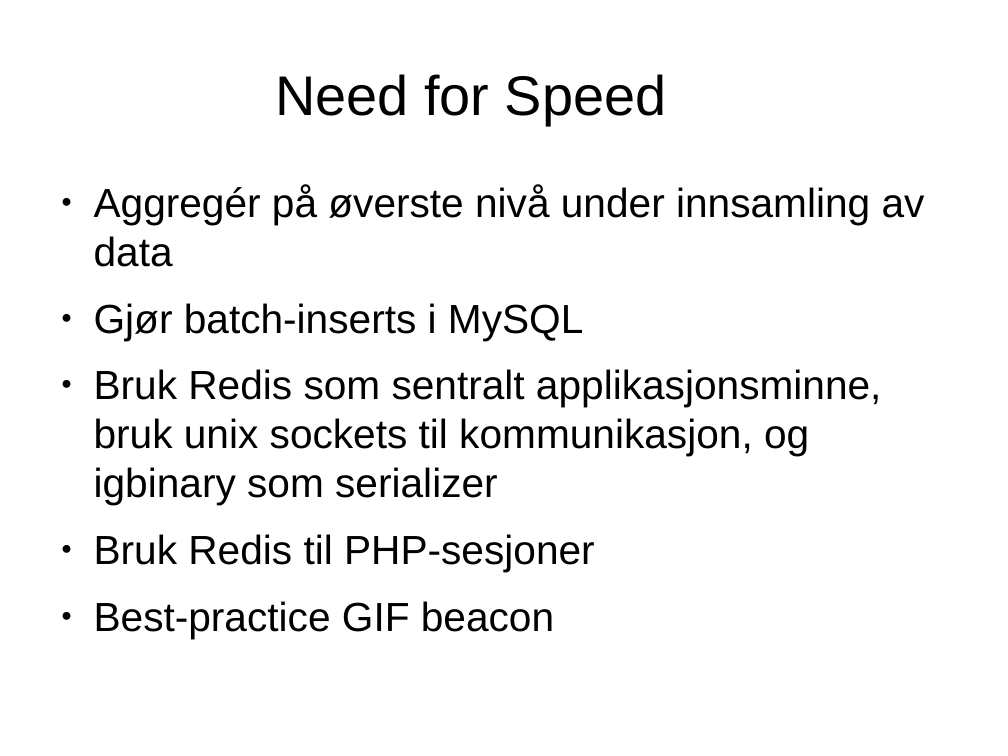
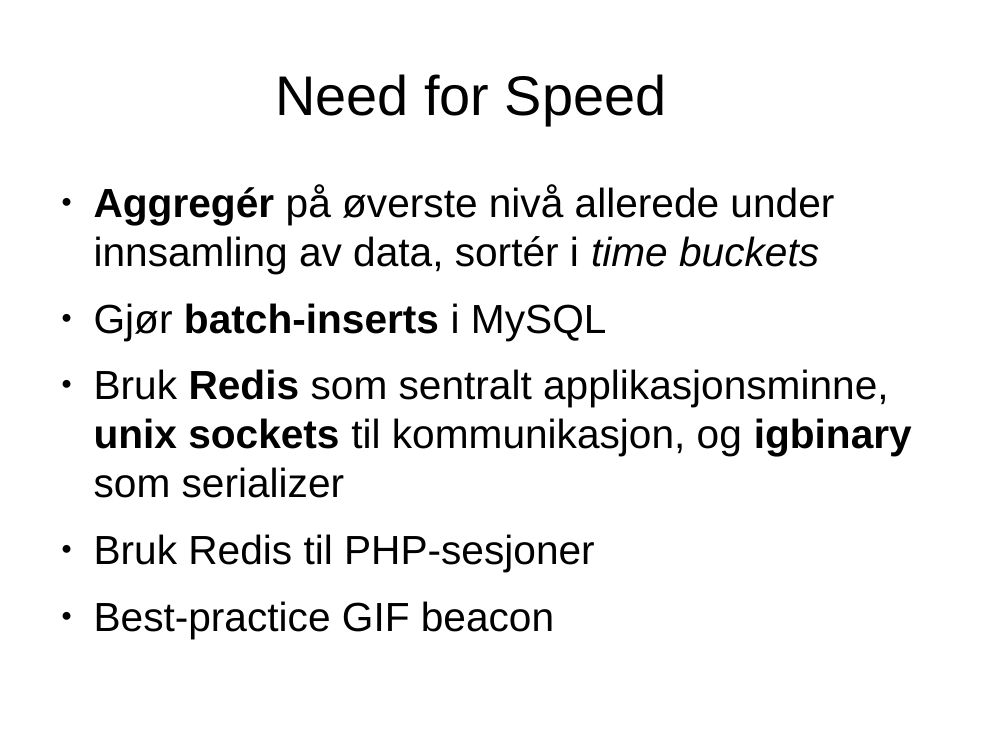
Before and after one commit to fillefrans/pi, a slide deck: slide 5 of doc/tech-presentation-sep-2013.odp (slide 4 before the commit). Drawn at 1008x756 pixels with LibreOffice and Linux fonts; fonts in the diff are those of the drawing. Boxes give left, top, right and bottom in pixels: in the first picture for what was removed or moved away, otherwise in the second. Text is boxed around its words. In the diff, an @@ line names an element or a change of style, - is before the commit and + after.

```diff
--- a/doc/tech-presentation-sep-2013.odp
+++ b/doc/tech-presentation-sep-2013.odp
@@ text at [94, 185, 834, 274]: text changed @@
-● Aggregér på øverste nivå under innsamling av data
+● Aggregér på øverste nivå allerede under innsamling av data, sortér i time buckets
@@ text at [94, 303, 606, 340]: bold on in "batch-inserts" @@
@@ text at [94, 369, 912, 498]: text changed @@
-● Bruk Redis som sentralt applikasjonsminne, bruk unix sockets til kommunikasjon, og igbinary som serializer
+● Bruk Redis som sentralt applikasjonsminne, unix sockets til kommunikasjon, og igbinary som serializer
```
Also in this commit, not shown: 13 other slides changed, 2 slides added, 3 slides removed, 14 other files.
